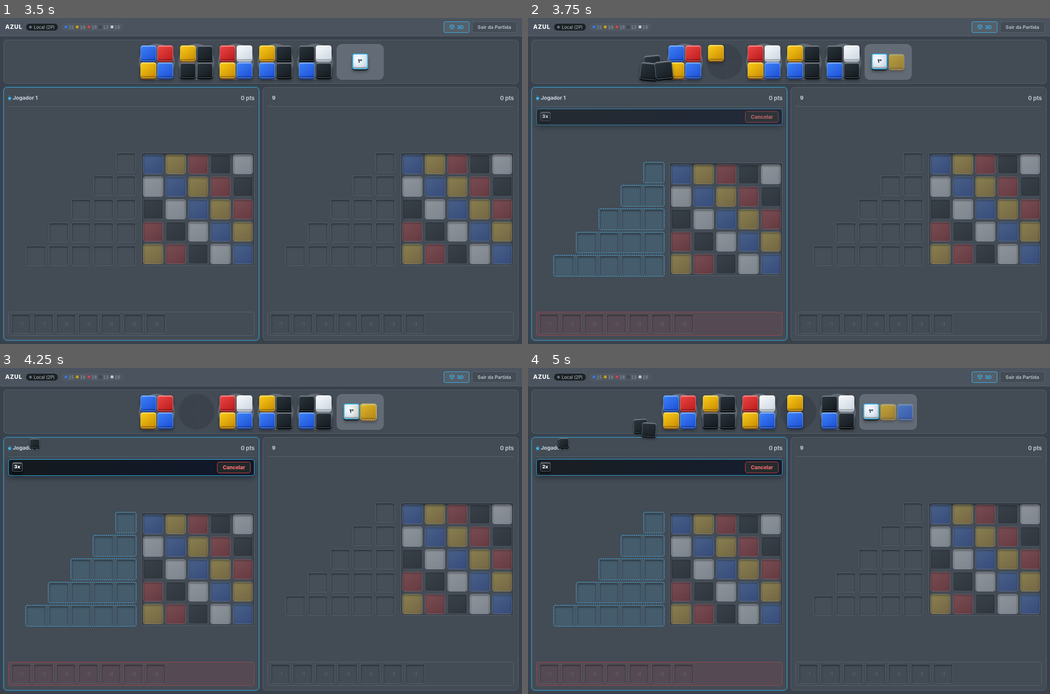
Above: before the commit, frames 1-4 (two rows, left to right).
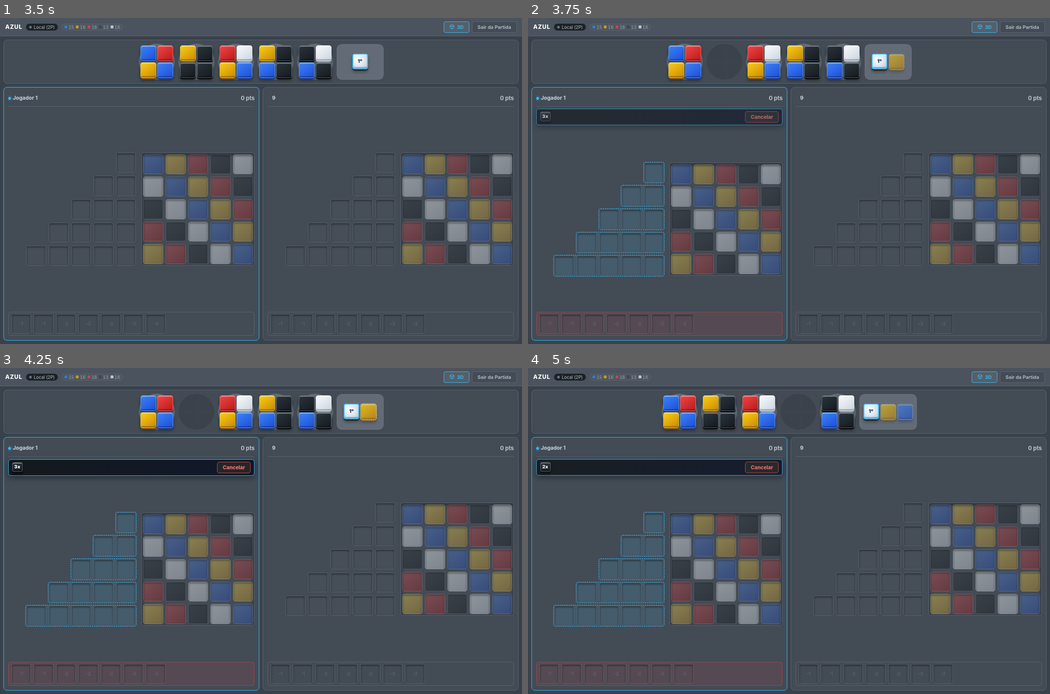
Above: after the commit, the same moments.

Repository: diogopereiraasp/tiles_game
Game: browser game, page index.html
Two runs of this game, one before a commit and one after it. Both use one fixed random seed, a clock stepped at 60 frames per second and the inputs below.
Inputs (mouse positions are in pixels of both pictures, inside the frame that each line leads up to):
- Up to frame 1 (3.5 s): click "Jogar com amigos" at 0.27 s; click "Criar conta" at 1.27 s; click "Fechar" at 1.87 s; click "Mesmo aparelho" at 2.47 s; click (261, 203) at 3.07 s; type "9" at 3.07 s; tap Enter at 3.1 s; click "Iniciar Jogo Local" at 3.27 s
- Up to frame 2 (3.75 s): click (731, 53) at 3.67 s
- Up to frame 3 (4.25 s): no input
- Up to frame 4 (5 s): click (794, 403) at 4.27 s; click (721, 403) at 4.52 s; click (809, 403) at 4.87 s

Frame 1 is identical in both runs. In frame 2, 0.6% of the frame differs, in the area x 21-38%, y 8-20%; in frame 3, less than 0.1%; in frame 4, 0.6%, in the area x 5-68%, y 8-26%.

Commit message:
Revert "feat(ui): animação das peças voando até o jogador ao pegar (sobras vão para o centro)"
This reverts commit 51769a37034d57872689cf1b141b0aa37b9e7292.

Diff:
--- a/css/style.css
+++ b/css/style.css
@@ -1530,6 +1530,3 @@
         0 0 0 2px rgba(0, 0, 0, 0.35);
     }
     body.fx3d .slot-empty, body.fx3d .floor-slot:not(.occupied) { box-shadow: inset 0 2px 4px rgba(0, 0, 0, 0.5); border-style: solid; }
-
-    /* peças "voando" ao pegar (clones animados por JS) */
-    .fly-tile { position: fixed; z-index: 500; margin: 0 !important; pointer-events: none; transition: none !important; will-change: transform, opacity; box-shadow: 0 10px 16px rgba(0, 0, 0, 0.45), inset 0 2px 1px rgba(255, 255, 255, 0.4); }
--- a/js/turns.js
+++ b/js/turns.js
@@ -2,7 +2,6 @@
       if (broadcast && !canPlayerAct()) return;
       if (!factories[fIdx] || !factories[fIdx].includes(color)) return;
       const count = factories[fIdx].filter(c => c === color).length;
-      flyPickedTiles('f', fIdx, color, turn);
       selected = { source: 'f', fIdx, color, count };
       stagedMove = null; // Reinicia destino prévio ao mudar seleção
       renderAll();
@@ -16,7 +15,6 @@
       if (broadcast && !canPlayerAct()) return;
       const count = center.filter(c => c === color).length;
       if (count === 0) return;
-      flyPickedTiles('c', null, color, turn);
       selected = { source: 'c', color, count };
       stagedMove = null;
       renderAll();
--- a/js/ui.js
+++ b/js/ui.js
@@ -437,56 +437,6 @@
       saveSessionToStorage();
     });
 
-    // ── Animação: as peças pegas "voam" da fábrica/centro até o jogador (e as sobras para o centro) ──
-    function flyTiles(els, targetEl, opts = {}) {
-      if (!els.length || !targetEl) return;
-      const t = targetEl.getBoundingClientRect();
-      const tx = t.left + (opts.anchorLeft ? Math.min(60, t.width * 0.15) : t.width / 2);
-      const ty = t.top + (opts.anchorLeft ? Math.min(34, t.height * 0.1) : t.height / 2);
-      els.forEach((el, i) => {
-        const r = el.getBoundingClientRect();
-        if (!r.width) return;
-        const clone = el.cloneNode(true);
-        clone.removeAttribute('id');
-        clone.onclick = null;
-        clone.className = el.className.replace('preview-ghost', '') + ' fly-tile';
-        clone.style.cssText = `left:${r.left}px;top:${r.top}px;width:${r.width}px;height:${r.height}px;`;
-        document.body.appendChild(clone);
-        const dx = tx - (r.left + r.width / 2);
-        const dy = ty - (r.top + r.height / 2);
-        const scaleEnd = opts.scaleEnd !== undefined ? opts.scaleEnd : 0.6;
-        const anim = clone.animate([
-          { transform: 'translate(0, 0) scale(1) rotate(0deg)', opacity: 1 },
-          { transform: `translate(${dx * 0.3}px, ${dy * 0.3 - 26}px) scale(1.22) rotate(${i % 2 ? 7 : -7}deg)`, opacity: 1, offset: 0.35 },
-          { transform: `translate(${dx}px, ${dy}px) scale(${scaleEnd}) rotate(0deg)`, opacity: opts.fadeEnd ? 0.1 : 0.9 }
-        ], { duration: (opts.duration || 560) + i * 45, delay: opts.delay || 0, easing: 'cubic-bezier(0.22, 0.8, 0.25, 1)', fill: 'forwards' });
-        const done = () => clone.remove();
-        anim.onfinish = done;
-        anim.oncancel = done;
-        setTimeout(done, 1800); // garantia
-      });
-    }
-
-    // Chamado ANTES de redesenhar: as peças ainda estão na posição de origem
-    function flyPickedTiles(source, fIdx, color, playerIdx) {
-      try {
-        if (document.hidden || (window.matchMedia && matchMedia('(prefers-reduced-motion: reduce)').matches)) return;
-        const card = (document.getElementById('playerPts_' + playerIdx) || {}).closest ? document.getElementById('playerPts_' + playerIdx).closest('.player-card') : null;
-        const topEl = card ? (card.querySelector('.card-top') || card) : null;
-        if (source === 'f') {
-          const disc = document.querySelectorAll('#factoriesWrap .factory-disc')[fIdx];
-          if (!disc) return;
-          const picked = [...disc.querySelectorAll('.tile')].filter(e => e.classList.contains(color));
-          const rest = [...disc.querySelectorAll('.tile')].filter(e => !e.classList.contains(color));
-          flyTiles(picked, topEl, { anchorLeft: true });
-          flyTiles(rest, document.getElementById('centerDisc'), { scaleEnd: 0.9, fadeEnd: true, duration: 480, delay: 140 });
-        } else {
-          const picked = [...document.querySelectorAll('#centerDisc .tile')].filter(e => e.classList.contains(color));
-          flyTiles(picked, topEl, { anchorLeft: true });
-        }
-      } catch (e) { console.warn('animação das peças:', e); }
-    }
-
     // ── Efeito 3D nas peças (selecionável; lembra a escolha neste navegador) ──
     function applyFx3d(on) {
       document.body.classList.toggle('fx3d', on);
Not shown, changed: CLAUDE.md
